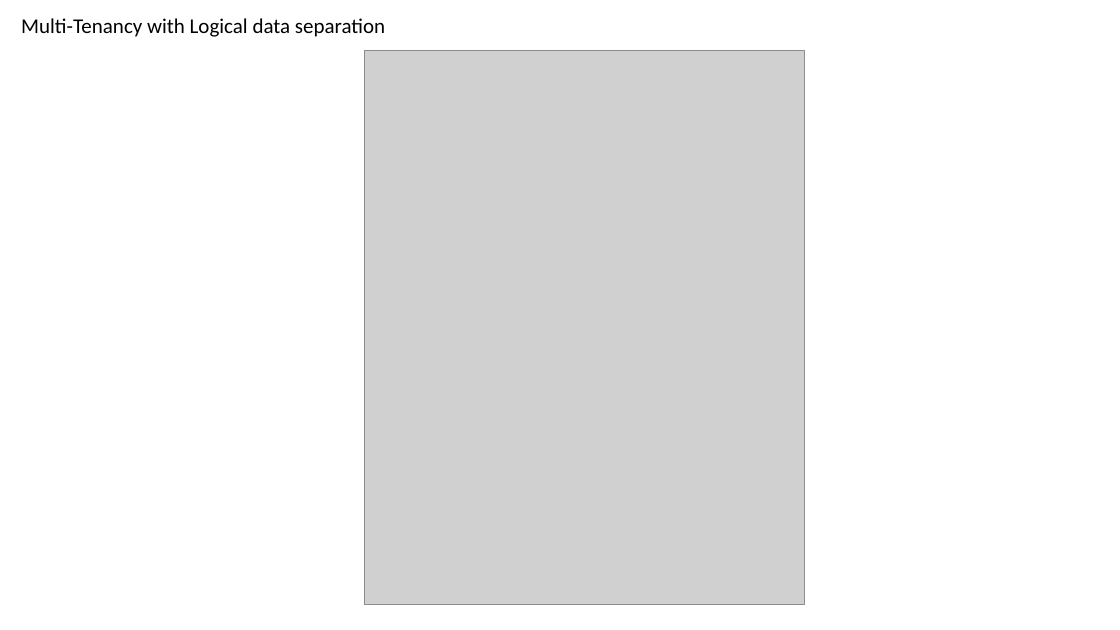
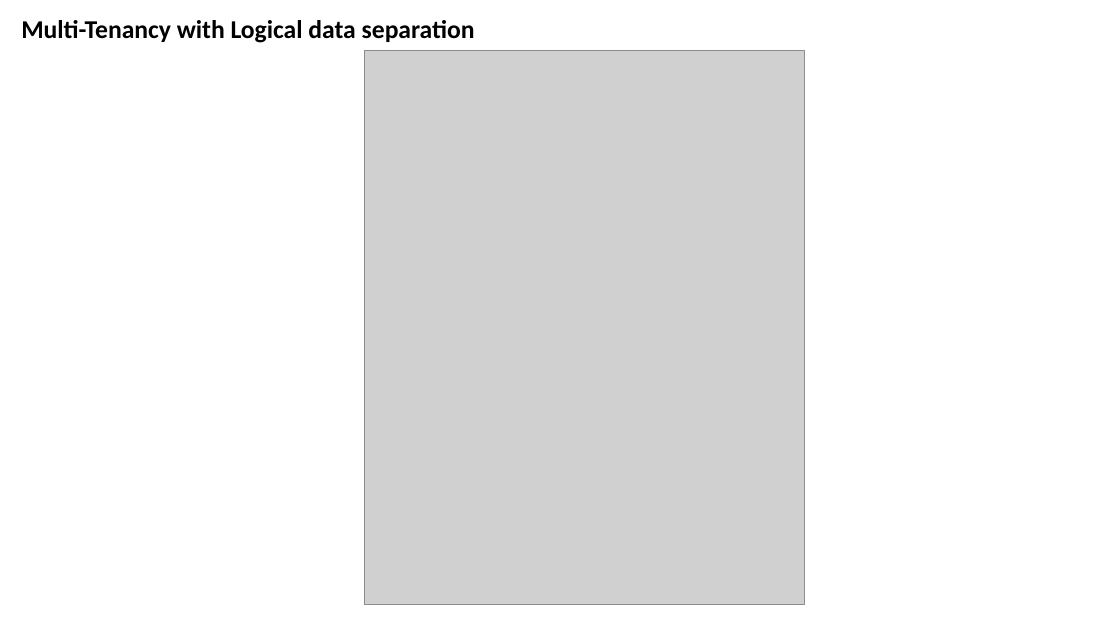
Before and after one commit to Sandeep821/Multi-Tenant-React-App, a slide deck: slide 6 of docs/MultiTenant App.pptx (slide 5 before the commit). Drawn at 1120x630 pixels with LibreOffice and Linux fonts; fonts in the diff are those of the drawing; grey boxes stand for pictures. Boxes give left, top, right and bottom in pixels: in the first picture for what was removed or moved away, otherwise in the second. Text is boxed around its words. In the diff, an @@ line names an element or a change of style, - is before the commit and + after.

```diff
--- a/docs/MultiTenant App.pptx
+++ b/docs/MultiTenant App.pptx
@@ text "Multi-Tenancy with Logical data separation" at [21, 20, 475, 43]: size 18 to 22 pt, bold on @@
```
Also in this commit, not shown: 5 other slides changed, 1 slide added.
